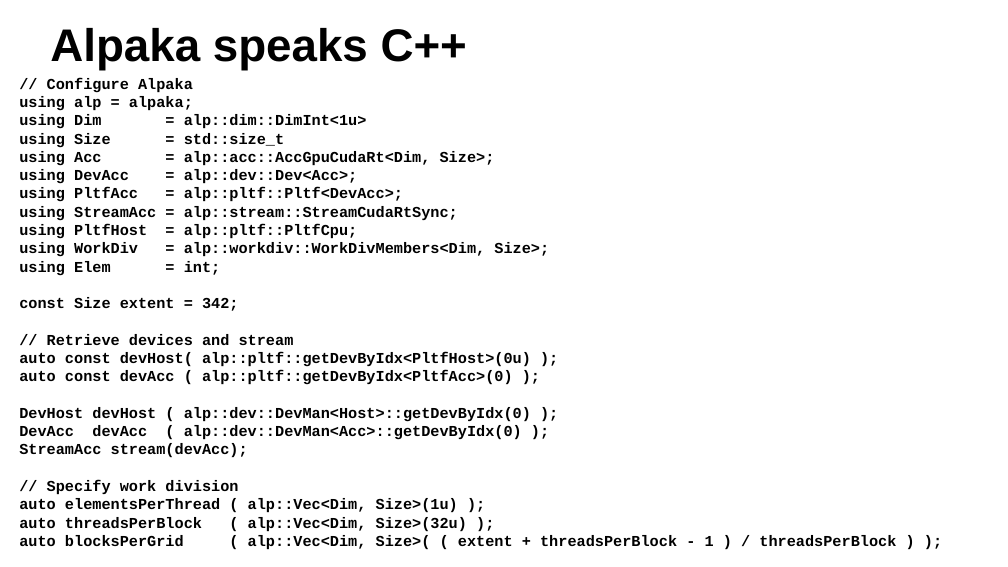
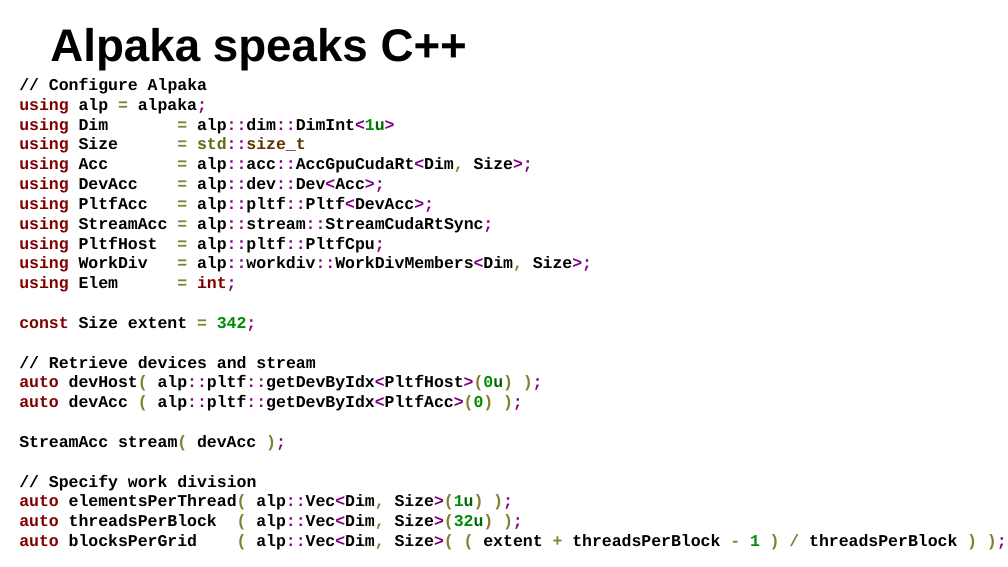
Before and after one commit to ax3l/datenspuren_2016, a slide deck: slide 36 of Slides.odp (slide 34 before the commit). Drawn at 1008x567 pixels with LibreOffice and Linux fonts; fonts in the diff are those of the drawing; background and template pictures are left out. Boxes give left, top, right and bottom in pixels: in the first picture for what was removed or moved away, otherwise in the second. Text is boxed around its words. In the diff, an @@ line names an element or a change of style, - is before the commit and + after.

```diff
--- a/Slides.odp
+++ b/Slides.odp
@@ text at box(19, 78, 957, 550): size 12 to 13 pt in "// Configure Alpaka", "using alp = alpaka;", "using Dim = alp::dim::DimInt<1u>", "using Size = std::size_t" and 13 more places; text colour #000000 to #800000 in "using", "using", "using", "using" and 9 more places; text colour #000000 to #808030 in "=", "=", "=", "= alp::acc::AccGpuCudaRt<Dim," and 10 more places; text colour #000000 to #800080 in "alpaka;", "alp::dim::DimInt<1u>", "std::size_t", "alp::acc::AccGpuCudaRt<Dim, Size>;" and 10 more places; text colour #000000 to #008C00 in "alp::dim::DimInt<1u>", "342;", "Size>(32u)", "1"; text colour #000000 to #006600 in "alp::dim::DimInt<1u>", "Size>(32u)"; text colour #000000 to #666616, text colour #000000 to #603000 in "std::size_t" @@
@@ text at box(19, 375, 514, 451): text changed; size 12 to 13 pt @@
-auto const devHost( alp::pltf::getDevByIdx<PltfHost>(0u) );
-auto const devAcc ( alp::pltf::getDevByIdx<PltfAcc>(0) );
-DevHost devHost ( alp::dev::DevMan<Host>::getDevByIdx(0) );
-DevAcc devAcc ( alp::dev::DevMan<Acc>::getDevByIdx(0) );
-StreamAcc stream(devAcc);
+auto devHost( alp::pltf::getDevByIdx<PltfHost>(0u) );
+auto devAcc ( alp::pltf::getDevByIdx<PltfAcc>(0) );
+StreamAcc stream( devAcc );
@@ text at box(19, 494, 484, 510): text changed; size 12 to 13 pt @@
-auto elementsPerThread ( alp::Vec<Dim, Size>(1u) );
+auto elementsPerThread( alp::Vec<Dim, Size>(1u) );
```
Also in this commit, not shown: 18 other slides changed, 10 slides added, 5 slides removed.
